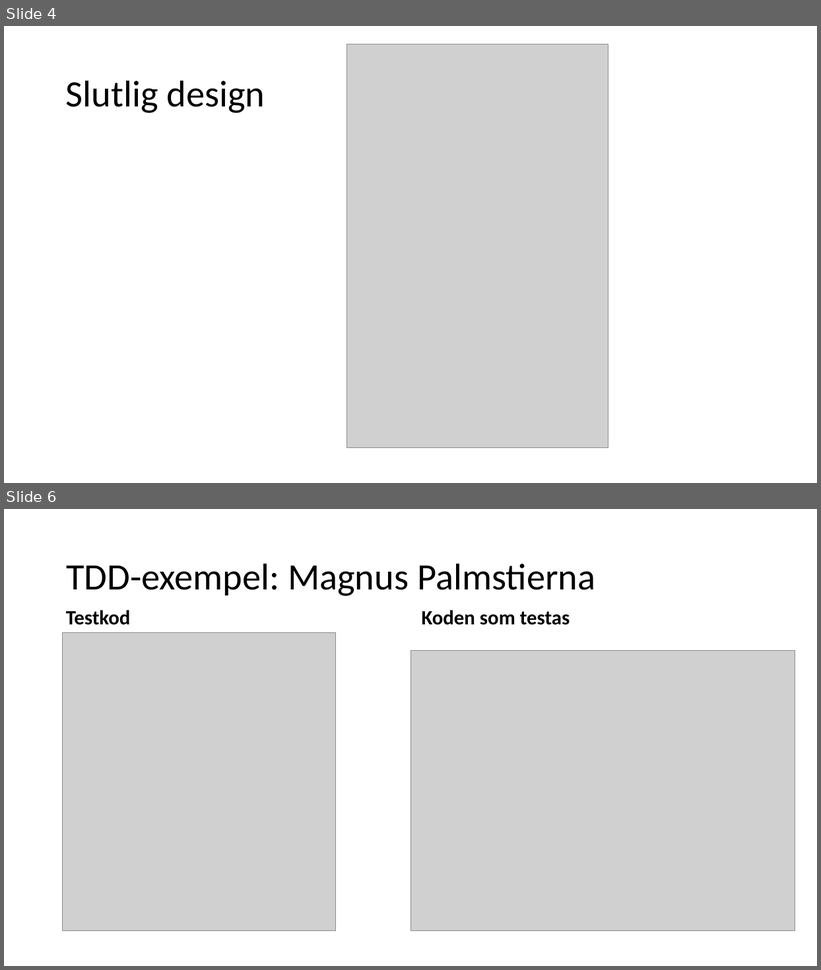
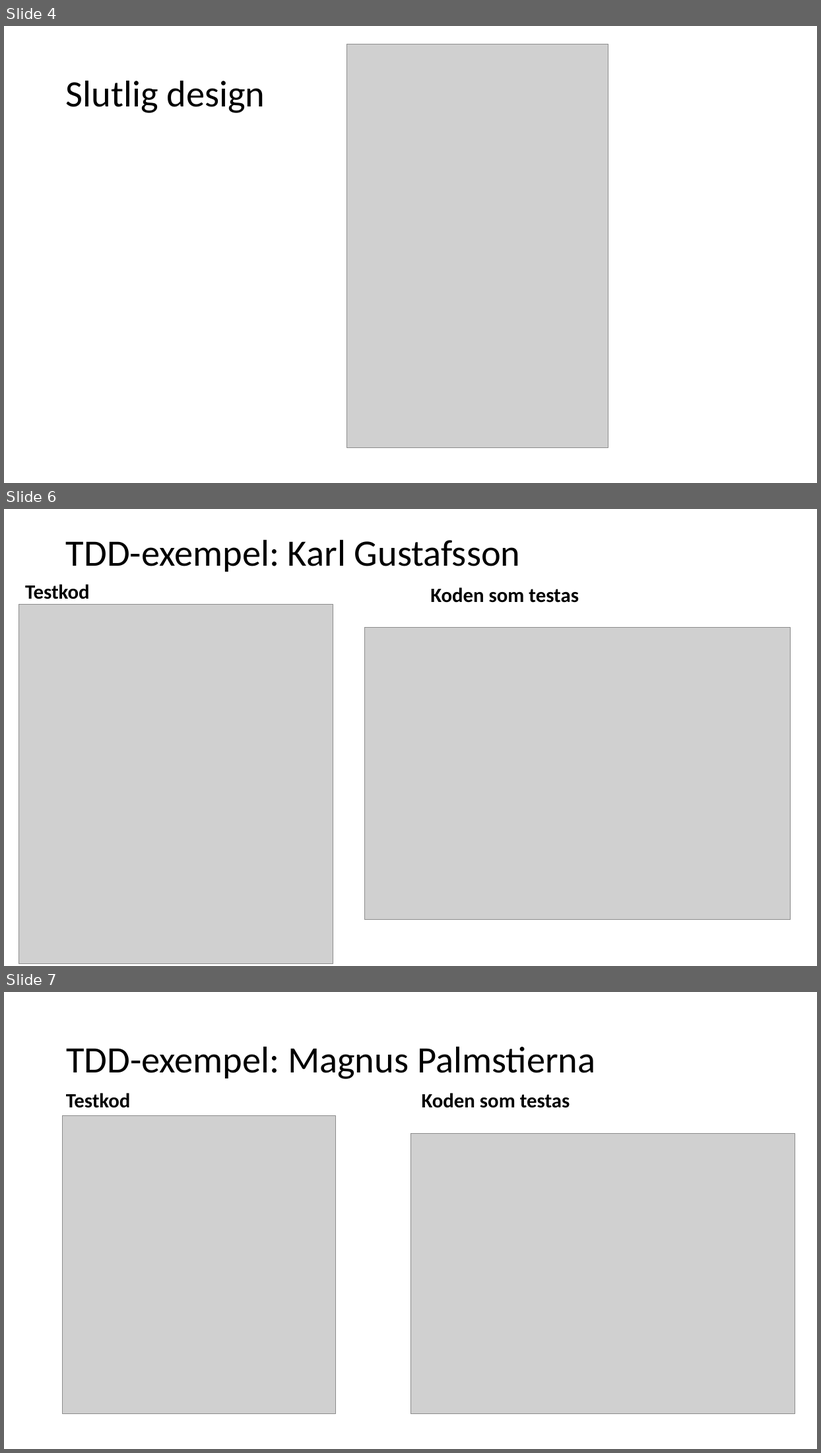
Before and after one commit to knopp10000/Inte_Roligt, a slide deck: slutredovisning.pptx. Shown one above the other, each under a label of ours: slides 4 and 6 before the commit, slides 4, 6 and 7 after it; the slides between them are not shown. The pictures are 821x970 and 821x1453 pixels, drawn with LibreOffice and Linux fonts; fonts in the diff are those of the drawing; grey boxes stand for pictures. Boxes give left, top, right and bottom in pixels: in the first picture for what was removed or moved away, otherwise in the second. Text is boxed around its words. In the diff, an @@ line names an element or a change of style, - is before the commit and + after.

```diff
--- a/slutredovisning.pptx
+++ b/slutredovisning.pptx
@@ slide 6 added at [4, 509, 817, 966], background #FFFFFF @@
@@ title added at [66, 539, 521, 572], 44 pt, text #000000 @@
+TDD-exempel: Karl Gustafsson
@@ text added at [25, 584, 90, 599], 24 pt, text #000000, bold @@
+Testkod
@@ text added at [430, 588, 579, 603], 24 pt, text #000000, bold @@
+Koden som testas
@@ picture added at [19, 604, 333, 964] @@
@@ picture added at [365, 628, 791, 920] @@
@@ what was slide 6 is now slide 7 @@
```
Also in this commit, not shown: 2 slides changed.
